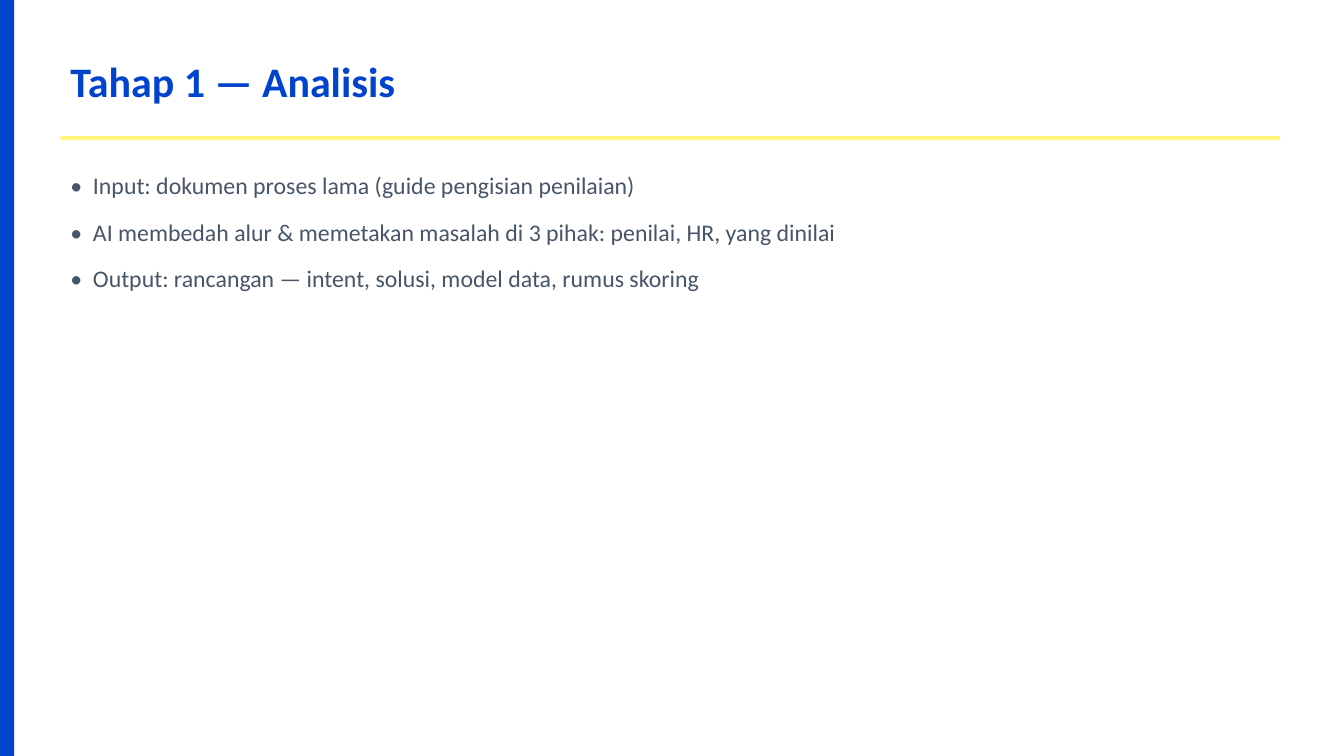
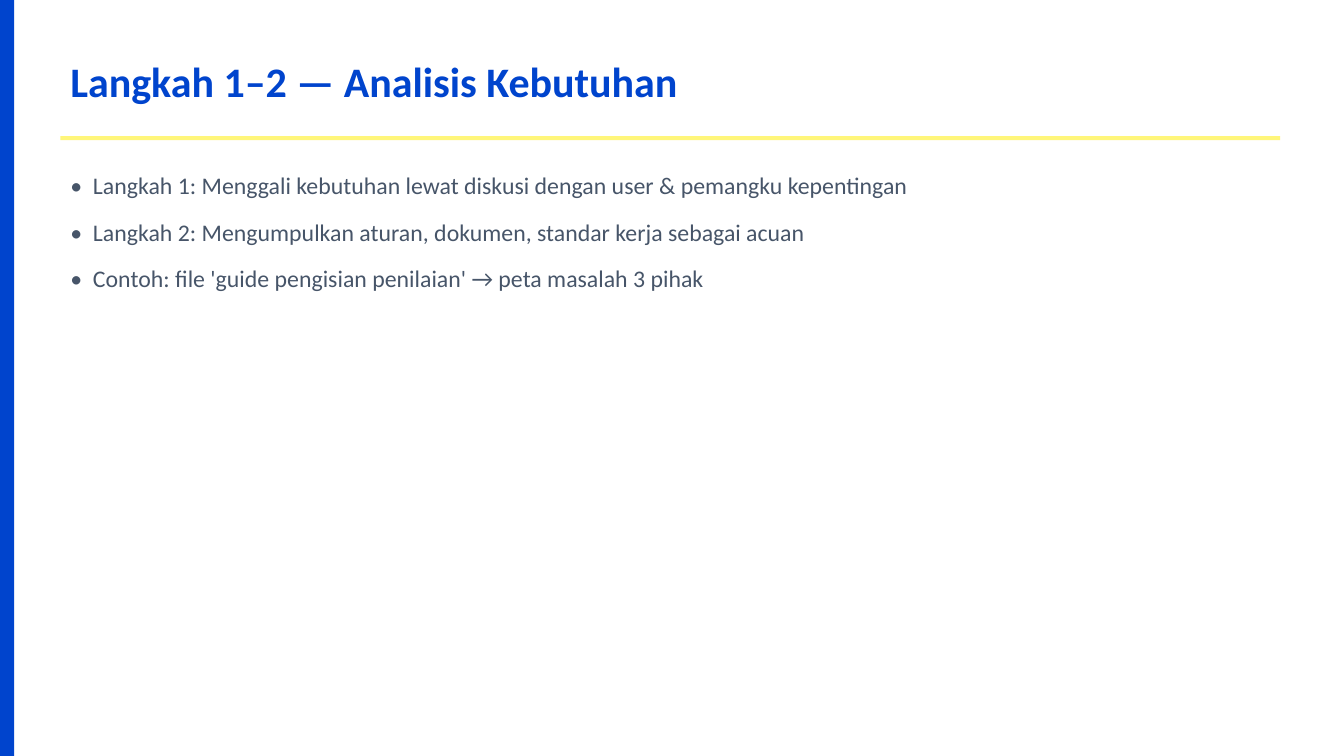
Before and after one commit to dhenta312/hackathon-appraisal, a slide deck: slide 2 of Presentasi-Penilaian-Kinerja.pptx. Drawn at 1344x756 pixels with LibreOffice and Linux fonts; fonts in the diff are those of the drawing. Boxes give left, top, right and bottom in pixels: in the first picture for what was removed or moved away, otherwise in the second. Text is boxed around its words. In the diff, an @@ line names an element or a change of style, - is before the commit and + after.

```diff
--- a/Presentasi-Penilaian-Kinerja.pptx
+++ b/Presentasi-Penilaian-Kinerja.pptx
@@ text at [70,67,677,104]: text changed @@
-Tahap 1 — Analisis
+Langkah 1–2 — Analisis Kebutuhan
@@ text at [93,177,907,291]: text changed @@
-• Input: dokumen proses lama (guide pengisian penilaian)
-• AI membedah alur & memetakan masalah di 3 pihak: penilai, HR, yang dinilai
-• Output: rancangan — intent, solusi, model data, rumus skoring
+• Langkah 1: Menggali kebutuhan lewat diskusi dengan user & pemangku kepentingan
+• Langkah 2: Mengumpulkan aturan, dokumen, standar kerja sebagai acuan
+• Contoh: file 'guide pengisian penilaian' → peta masalah 3 pihak
```
Also in this commit, not shown: 5 other slides changed, 2 slides added, 2 slides removed, 3 other files.
